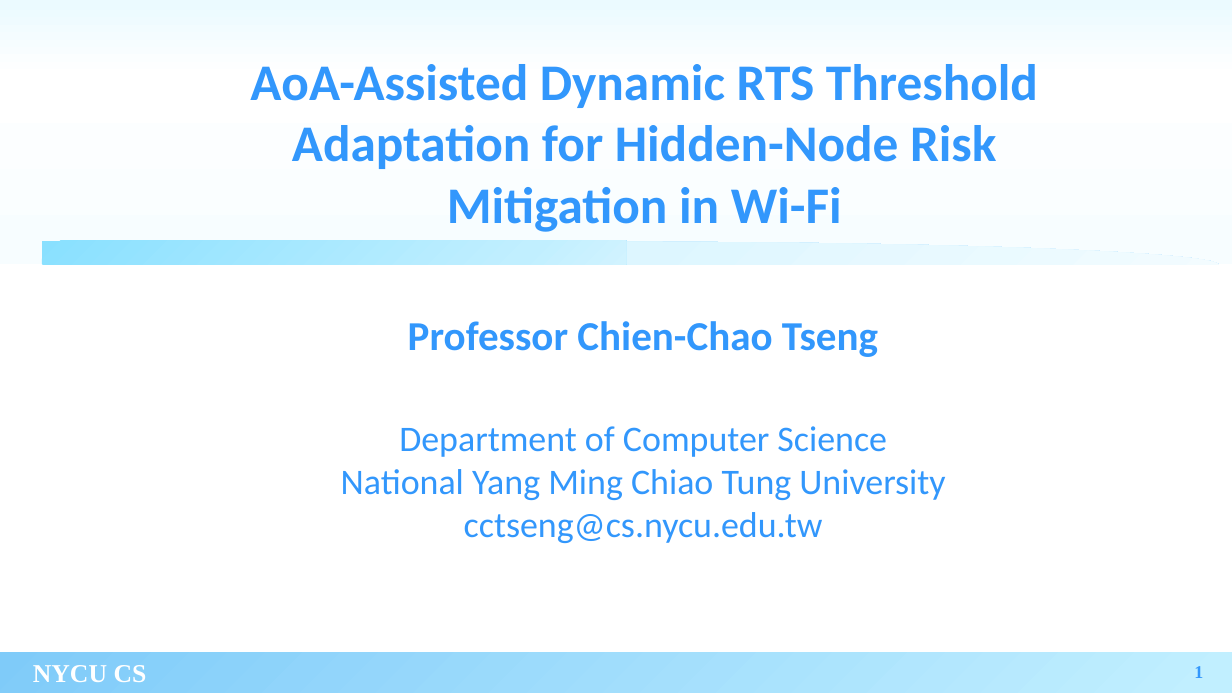
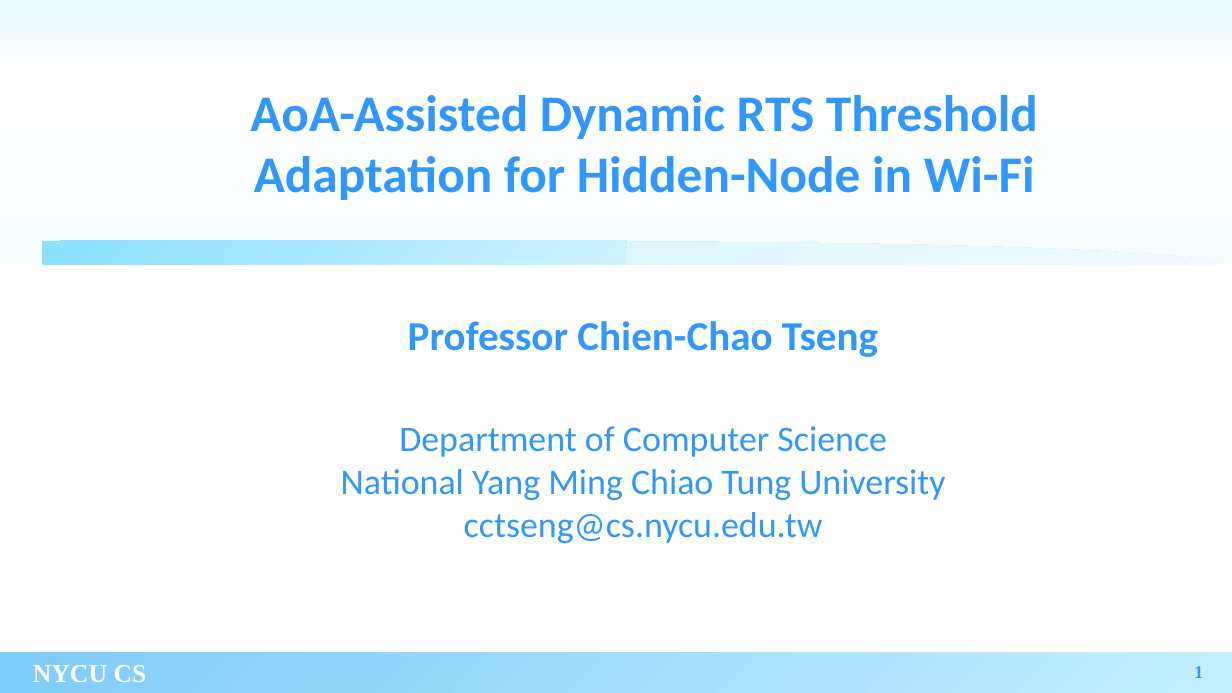
Before and after one commit to xoxonut/thesis, a slide deck: slide 1 of thesis proposal 7_20.pptx. Drawn at 1232x693 pixels with LibreOffice and Linux fonts; fonts in the diff are those of the drawing; background and template pictures are left out. Boxes give left, top, right and bottom in pixels: in the first picture for what was removed or moved away, otherwise in the second. Text is boxed around its words. In the diff, an @@ line names an element or a change of style, - is before the commit and + after.

```diff
--- a/thesis proposal 7_20.pptx
+++ b/thesis proposal 7_20.pptx
@@ title at (250,95,1038,200): text changed @@
-AoA-Assisted Dynamic RTS Threshold Adaptation for Hidden-Node Risk Mitigation in Wi-Fi
+AoA-Assisted Dynamic RTS Threshold Adaptation for Hidden-Node in Wi-Fi
```
Also in this commit, not shown: 1 other slide changed.
